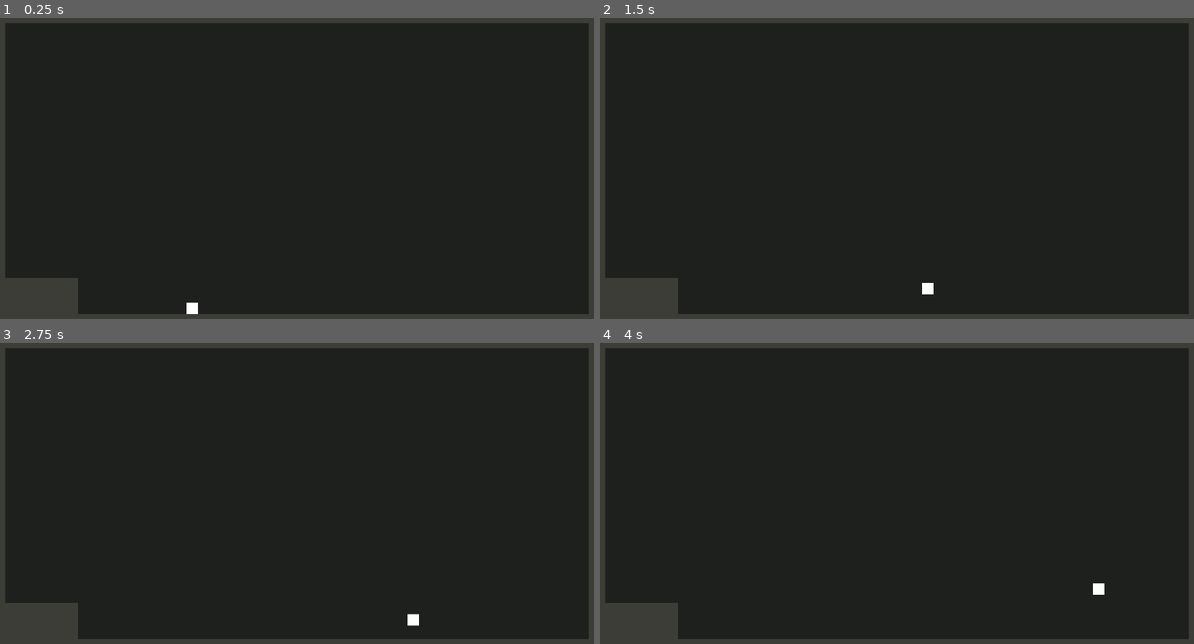
Above: before the commit, frames 1-4 (two rows, left to right).
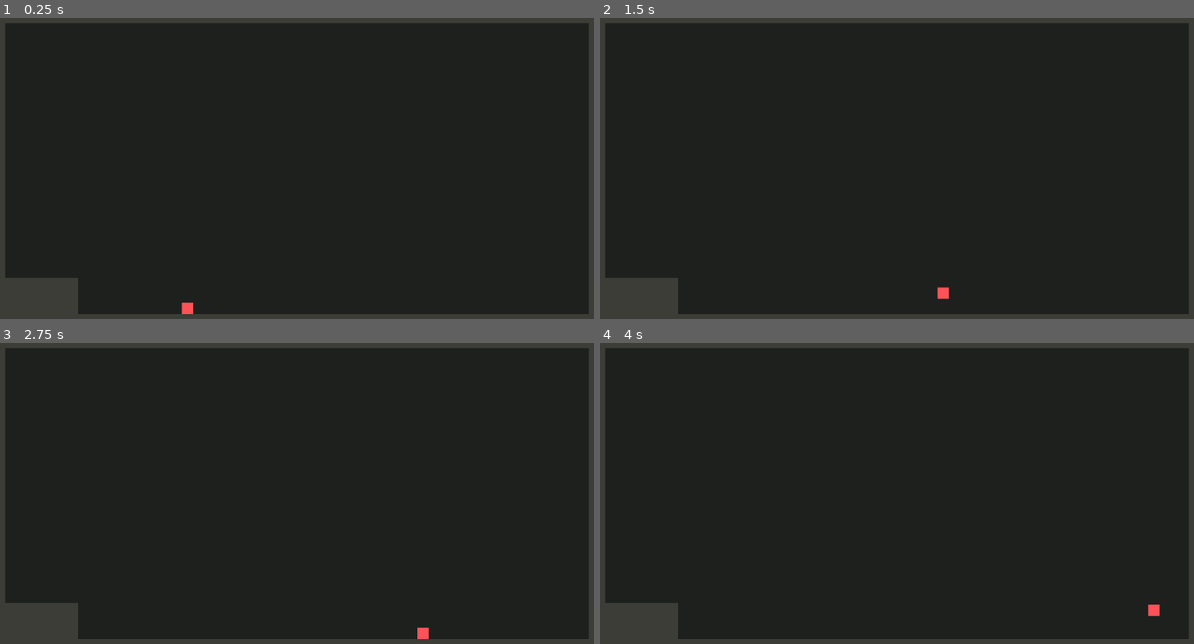
Above: after the commit, the same moments.

Repository: YordanosZt/Jam-Solo-Development
Game: Godot game, scene res://Scenes/world.tscn
The game is run twice, just before and just after one commit, with the same random seed, the same clock (stepped at 60 frames per second) and the same inputs.
Inputs:
- Up to frame 1 (0.25 s): no input
- Up to frame 2 (1.5 s): tap Enter at 0.5 s; hold D (move_right) from 0.53 s (still down); tap Shift (dash, bound only after the commit) at 0.6 s; tap Space (jump) at 0.77, 0.8, 1.07, 1.35 s
- Up to frame 3 (2.75 s): tap Space (jump) at 1.52, 1.82, 2.3 s; tap Shift (dash, bound only after the commit) at 1.55, 2.1 s; release D (move_right) at 2.03 s; hold A (move_left) from 2.03 s (still down)
- Up to frame 4 (4 s): release A (move_left) at 2.78 s; hold D (move_right) from 2.78 s (still down); tap Shift (dash, bound only after the commit) at 2.85 s; tap Space (jump) at 3.02, 3.32, 3.6, 3.77 s

The runs differ from the first frame. In frame 1, 0.1% of the frame differs, in the area x 30-34%, y 94-99%; in frame 2, 0.2%, in the area x 54-59%, y 88-94%; in frame 3, 0.2%; in frame 4, 0.2%.

Commit message:
dude dash
Finished up the dude dash ability

Diff:
--- /dev/null
+++ b/Entities/Player/Dude/dude.gd
@@ -0,0 +1,27 @@
+extends Player
+
+@export var dash_speed: float = 1200.0
+
+@onready var dash_timer = $Timers/DashTimer
+@onready var dash_delay = $Timers/DashDelay
+
+var is_dashing: bool = false
+
+func _physics_process(delta):
+	super.fixed_update(delta)
+
+	handle_dash()
+
+func handle_dash():
+	if Input.is_action_just_pressed("dash") and dash_delay.time_left == 0:
+		dash_timer.start()
+		dash_delay.start()
+
+	if dash_timer.time_left > 0:
+		super.set_speed(dash_speed)
+		super.set_can_fall(false)
+		is_dashing = true
+	else:
+		super.reset_speed()
+		super.set_can_fall(true)
+		is_dashing = false
--- /dev/null
+++ b/Entities/Player/Dude/dude.tscn
@@ -0,0 +1,40 @@
+[gd_scene load_steps=4 format=3 uid="uid://nvlvwbbhs63k"]
+
+[ext_resource type="Script" path="res://Entities/Player/Dude/dude.gd" id="1_qk3r2"]
+
+[sub_resource type="RectangleShape2D" id="RectangleShape2D_cwe56"]
+
+[sub_resource type="BoxMesh" id="BoxMesh_nwe83"]
+
+[node name="Dude" type="CharacterBody2D"]
+script = ExtResource("1_qk3r2")
+
+[node name="CollisionShape2D" type="CollisionShape2D" parent="."]
+shape = SubResource("RectangleShape2D_cwe56")
+
+[node name="Visual" type="Node2D" parent="."]
+
+[node name="MeshInstance2D" type="MeshInstance2D" parent="Visual"]
+modulate = Color(1, 0.321569, 0.345098, 1)
+scale = Vector2(20, 20)
+mesh = SubResource("BoxMesh_nwe83")
+
+[node name="Timers" type="Node2D" parent="."]
+
+[node name="CoyoteTimer" type="Timer" parent="Timers"]
+unique_name_in_owner = true
+wait_time = 0.2
+one_shot = true
+
+[node name="JumpBufferTimer" type="Timer" parent="Timers"]
+unique_name_in_owner = true
+wait_time = 0.1
+one_shot = true
+
+[node name="DashTimer" type="Timer" parent="Timers"]
+wait_time = 0.2
+one_shot = true
+
+[node name="DashDelay" type="Timer" parent="Timers"]
+wait_time = 0.5
+one_shot = true
--- a/Entities/Player/player.gd
+++ b/Entities/Player/player.gd
@@ -1,59 +1,73 @@
+class_name Player
+
 extends CharacterBody2D
 
+@export var speed: float = 300.0
+@export var jump_velocity: float = -400.0
 
-const SPEED: float = 300.0
-const JUMP_VELOCITY: float = -400.0
+var current_speed: float = speed
 
-var acceleration: float = 900.0;
-var deceleration: float = 900.0;
+@export var acceleration: float = 1500.0;
+@export var deceleration: float = 1500.0;
 
 var gravity: float = ProjectSettings.get_setting("physics/2d/default_gravity")
 
 # flags
 var was_on_ground: bool = false
+var can_fall: bool = true
 
 @onready var coyote_timer = %CoyoteTimer
 @onready var jump_buffer_timer = %JumpBufferTimer
 
 func _physics_process(delta):
-	handle_gravity(delta)
+	fixed_update(delta)
 
-	handle_jump()
-
-	handle_move(delta)
+func fixed_update(delta):
+	_handle_gravity(delta)
+	_handle_jump()
+	_handle_move(delta)
 
 	was_on_ground = is_on_floor()
-
 	move_and_slide()
-
 	if (was_on_ground and not is_on_floor()):
 		coyote_timer.start()
 
 
-func handle_gravity(delta) -> void:
-	if not is_on_floor():
+func _handle_gravity(delta) -> void:
+	if not can_fall:
+		velocity.y = 0
+	if can_fall and not is_on_floor():
 		velocity.y += gravity * delta
 
-func handle_jump() -> void:
+func _handle_jump() -> void:
 	# jump buffer
 	if Input.is_action_just_pressed("jump") and not is_on_floor():
 		jump_buffer_timer.start()
 
 	if jump_buffer_timer.time_left > 0 and is_on_floor():
-		velocity.y = JUMP_VELOCITY
+		velocity.y = jump_velocity
 
 	# normal jump &
 	# coyote jump
 	if Input.is_action_just_pressed("jump") and (is_on_floor() or coyote_timer.time_left > 0):
-		velocity.y = JUMP_VELOCITY
+		velocity.y = jump_velocity
 
 	# variable jump height
 	if Input.is_action_just_released("jump") and velocity.y < 0:
 		velocity.y /= 2
 
-func handle_move(delta) -> void:
+func _handle_move(delta) -> void:
 	var direction = Input.get_axis("move_left", "move_right")
 	if direction:
-		velocity.x = move_toward(velocity.x, direction * SPEED, acceleration*delta)
+		velocity.x = move_toward(velocity.x, direction * current_speed, acceleration*delta)
 	else:
 		velocity.x = move_toward(velocity.x, 0, deceleration*delta)
+
+func set_speed(_speed) -> void:
+	current_speed = _speed
+
+func reset_speed() -> void:
+	current_speed = speed
+
+func set_can_fall(_can_fall) -> void:
+	can_fall = _can_fall
--- a/Scenes/world.tscn
+++ b/Scenes/world.tscn
@@ -1,6 +1,6 @@
 [gd_scene load_steps=2 format=3 uid="uid://dx2ha3133or8i"]
 
-[ext_resource type="PackedScene" uid="uid://stlrk1q8nnay" path="res://Entities/Player/player.tscn" id="1_1rxcx"]
+[ext_resource type="PackedScene" uid="uid://nvlvwbbhs63k" path="res://Entities/Player/Dude/dude.tscn" id="1_fq4ni"]
 
 [node name="World" type="Node2D"]
 
@@ -14,5 +14,5 @@
 [node name="CollisionPolygon2D" type="CollisionPolygon2D" parent="ground"]
 polygon = PackedVector2Array(64, 0, 1088, 0, 1088, 64, 64, 64, 64, 512, 192, 512, 192, 576, 1088, 576, 1088, 0, 1160, 0, 1160, 656, -8, 664, -8, 0)
 
-[node name="Player" parent="." instance=ExtResource("1_1rxcx")]
-position = Vector2(392, 560)
+[node name="Dude" parent="." instance=ExtResource("1_fq4ni")]
+position = Vector2(384, 552)
--- a/project.godot
+++ b/project.godot
@@ -36,6 +36,11 @@
 , Object(InputEventKey,"resource_local_to_scene":false,"resource_name":"","device":-1,"window_id":0,"alt_pressed":false,"shift_pressed":false,"ctrl_pressed":false,"meta_pressed":false,"pressed":false,"keycode":0,"physical_keycode":4194320,"key_label":0,"unicode":0,"echo":false,"script":null)
 ]
 }
+dash={
+"deadzone": 0.5,
+"events": [Object(InputEventKey,"resource_local_to_scene":false,"resource_name":"","device":-1,"window_id":0,"alt_pressed":false,"shift_pressed":false,"ctrl_pressed":false,"meta_pressed":false,"pressed":false,"keycode":0,"physical_keycode":4194325,"key_label":0,"unicode":0,"echo":false,"script":null)
+]
+}
 
 [layer_names]
 
